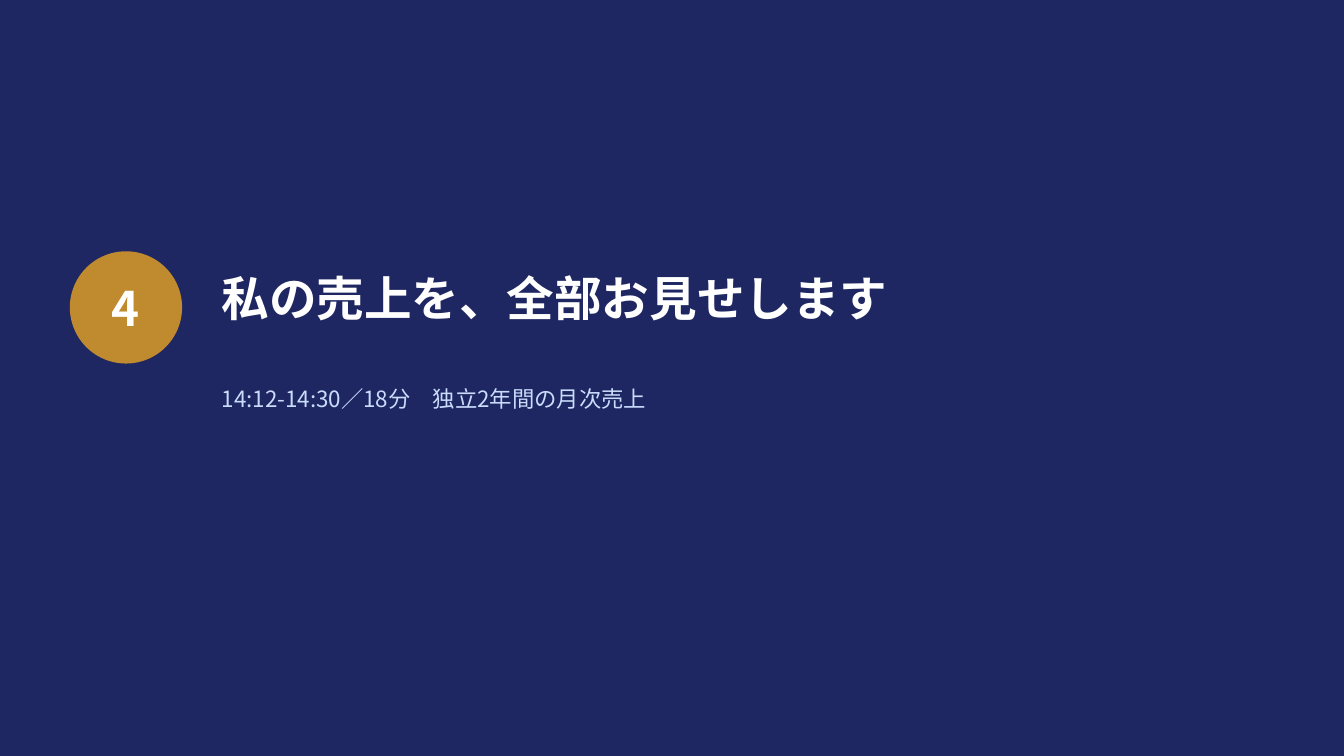
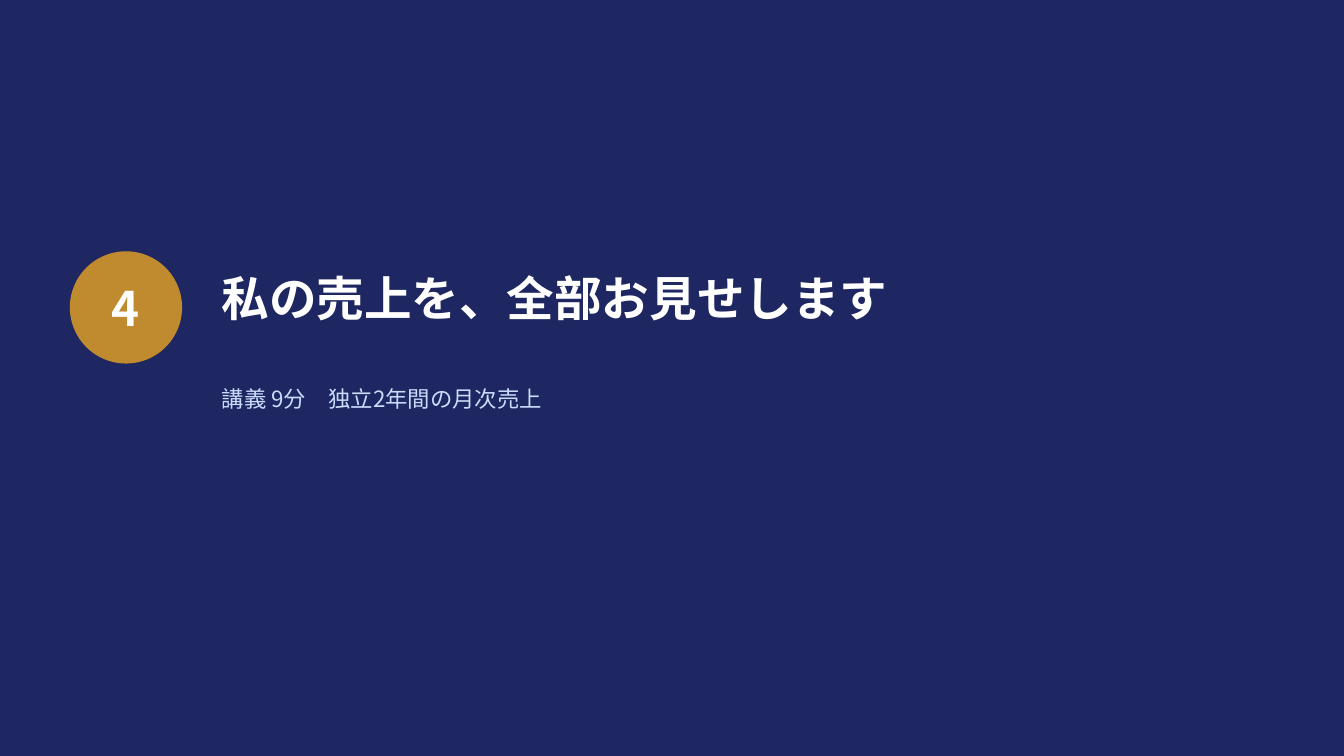
Before and after one commit to ahahi-biz/ahahi-hp, a slide deck: slide 29 of docs/lecture-johoku-procon.pptx (slide 24 before the commit). Drawn at 1344x756 pixels with LibreOffice and Linux fonts; fonts in the diff are those of the drawing. Boxes give left, top, right and bottom in pixels: in the first picture for what was removed or moved away, otherwise in the second. Text is boxed around its words. In the diff, an @@ line names an element or a change of style, - is before the commit and + after.

```diff
--- a/docs/lecture-johoku-procon.pptx
+++ b/docs/lecture-johoku-procon.pptx
@@ text at box(222, 388, 541, 409): text changed @@
-14:12-14:30／18分 独立2年間の月次売上
+講義 9分 独立2年間の月次売上
```
Also in this commit, not shown: 25 other slides changed, 18 slides added, 5 slides removed, 3 other files.
